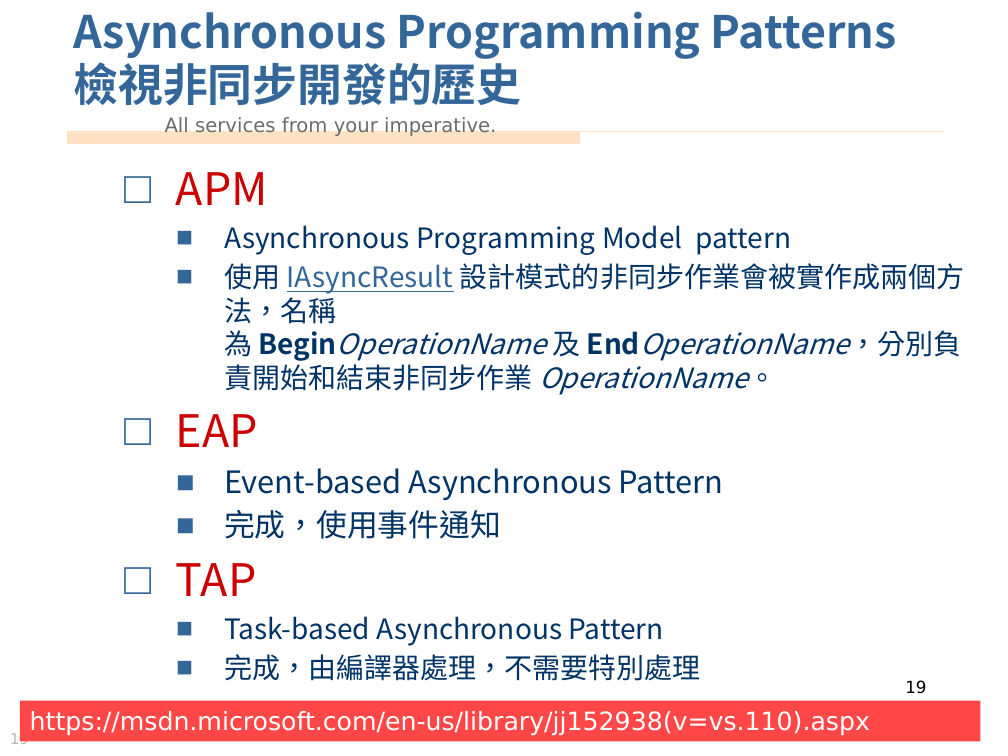
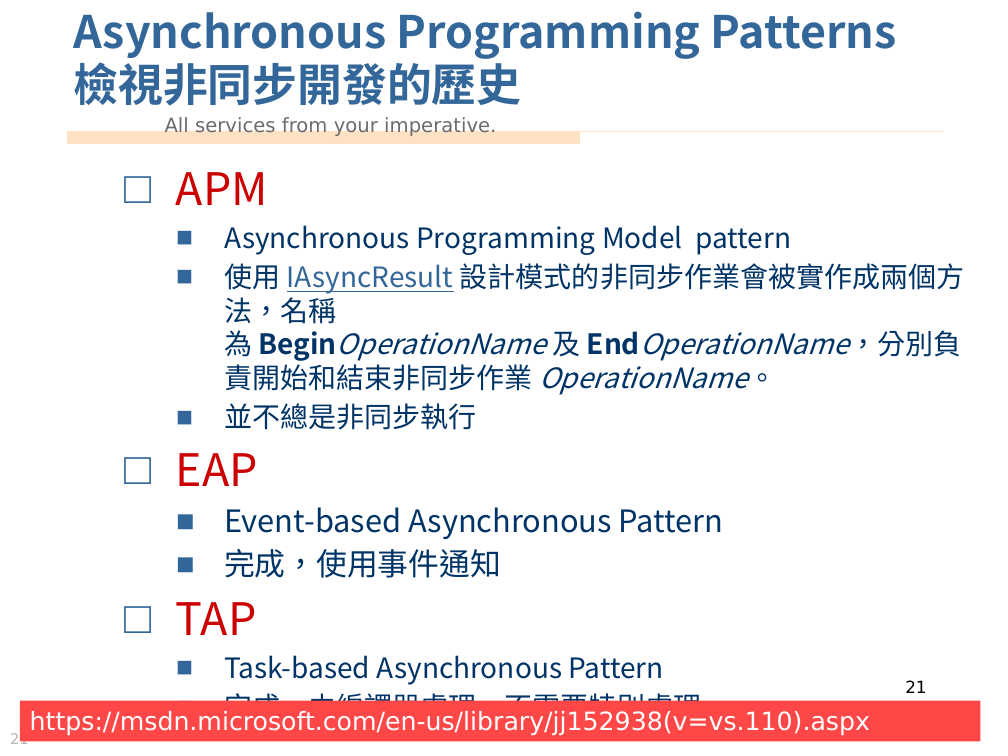
Before and after one commit to vulcanlee/Parallel_Asynchronous_Sample, a slide deck: slide 21 of 多執行緒處理和非同步處理.pptx (slide 19 before the commit). Drawn at 1008x756 pixels with LibreOffice and Linux fonts; fonts in the diff are those of the drawing; background and template pictures are left out. Boxes give left, top, right and bottom in pixels: in the first picture for what was removed or moved away, otherwise in the second. Text is boxed around its words. In the diff, an @@ line names an element or a change of style, - is before the commit and + after.

```diff
--- a/多執行緒處理和非同步處理.pptx
+++ b/多執行緒處理和非同步處理.pptx
@@ text at (x1=224, y1=403, x2=476, y2=430): paragraph added @@
+  ■ 並不總是非同步執行
@@ page number at (x1=905, y1=680, x2=926, y2=693): text changed @@
-19
+21
@@ page number at (x1=10, y1=732, x2=29, y2=744): text changed @@
-19
+21
```
Also in this commit, not shown: 1 other slide changed, 4 slides added, 1 other file.
